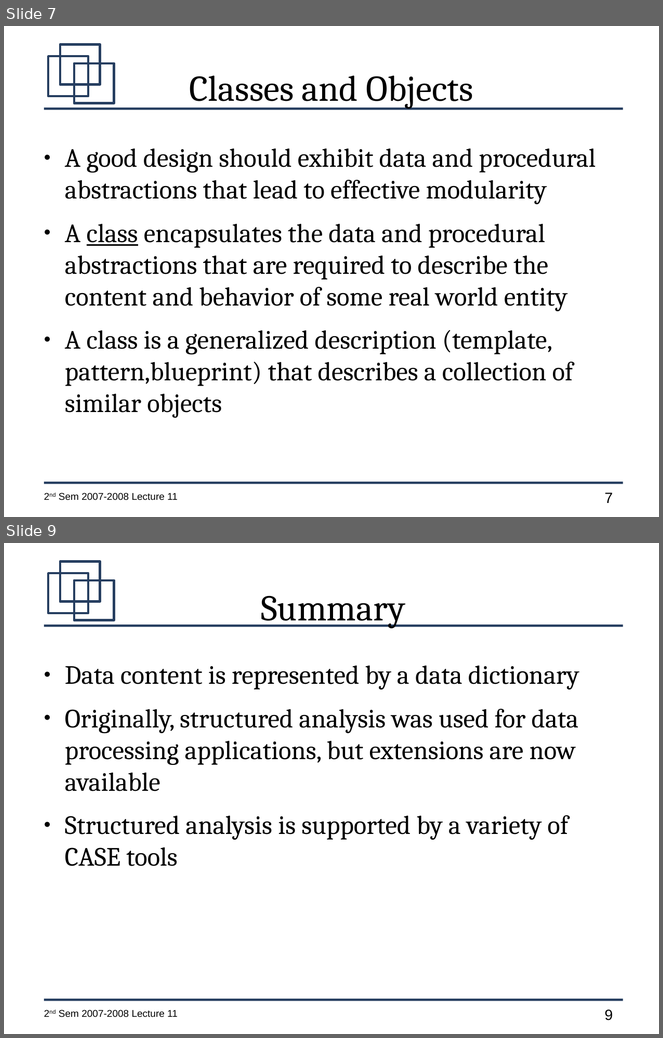
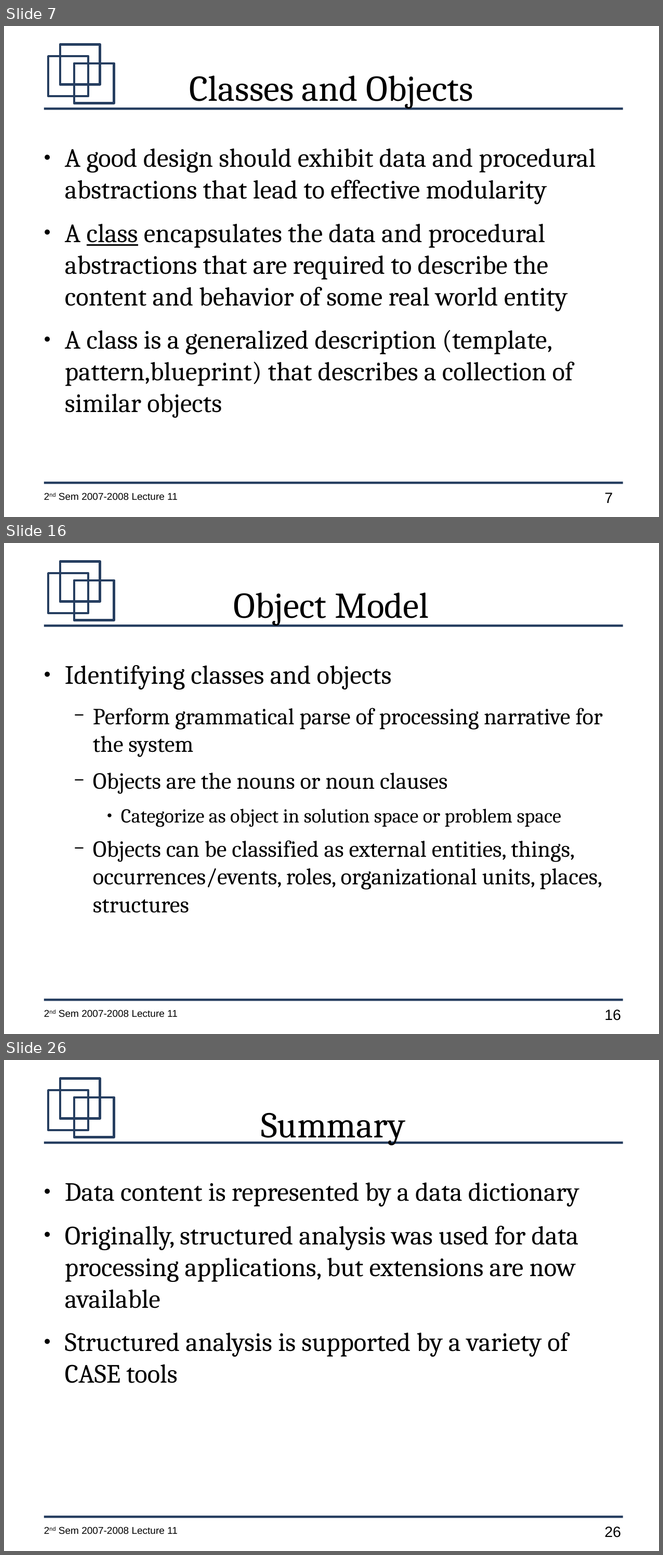
Before and after one commit to jachermocilla/jach-homepage, a slide deck: CMSC128-2nd-Sem-2007-L11.odp. Shown one above the other, each under a label of ours: slides 7 and 9 before the commit, slides 7, 16 and 26 after it; the slides between them are not shown. The pictures are 663x1038 and 663x1555 pixels, drawn with LibreOffice and Linux fonts; fonts in the diff are those of the drawing. Boxes give left, top, right and bottom in pixels: in the first picture for what was removed or moved away, otherwise in the second. Text is boxed around its words. In the diff, an @@ line names an element or a change of style, - is before the commit and + after.

```diff
--- a/CMSC128-2nd-Sem-2007-L11.odp
+++ b/CMSC128-2nd-Sem-2007-L11.odp
@@ slide 16 added at (4, 543, 659, 1034), background #FFFFFF; not listed: 7 template elements that a slide beside it also shows @@
@@ title added at (234, 592, 429, 626), 44 pt, text #000000 @@
+Object Model
@@ text added at (65, 665, 603, 913), 28 pt, text #000000 @@
+● Identifying classes and objects
+  − Perform grammatical parse of processing narrative for the system
+  − Objects are the nouns or noun clauses
+    ● Categorize as object in solution space or problem space
+  − Objects can be classified as external entities, things, occurrences/events, roles, organizational units, places, structures
@@ what was slide 9 is now slide 26 @@
@@ page number at (605, 1527, 621, 1538): text changed @@
-9
+26
```
Also in this commit, not shown: 17 other slides added, 1 slide removed.
